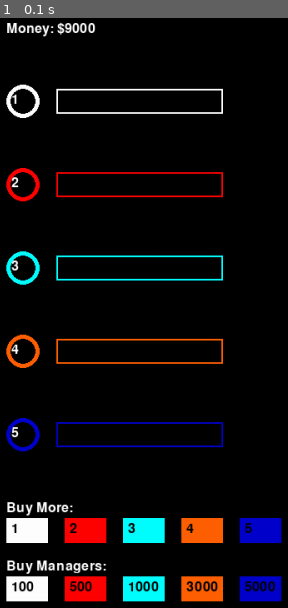
Above: before the commit, frame 1.
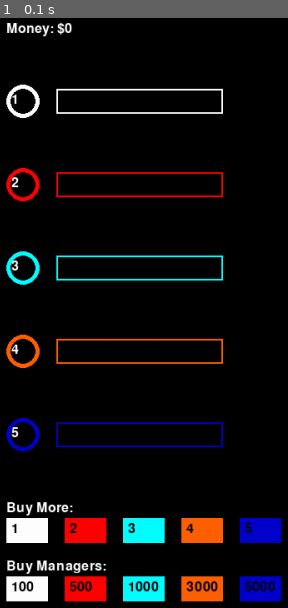
Above: after the commit, the same moment.

Repository: Nikhil-Singla/the-dev-dossier
Game: pygame game, started from game_dev/clickerTutorial_pygame.py
Two runs of this game, one before a commit and one after it. Both use one fixed random seed, a clock stepped at 60 frames per second and the inputs below.
Inputs:
- Up to frame 1 (0.1 s): no input

The runs differ from the first frame. In frame 1, 0.1% of the frame differs, in the area x 22-34%, y 0-3%.

Commit message:
Score reset

Diff:
--- a/game_dev/clickerTutorial_pygame.py
+++ b/game_dev/clickerTutorial_pygame.py
@@ -33,7 +33,7 @@
 boxThree = 3
 boxFour = 4
 boxFive = 5
-score = 9000
+score = 0
 draw_One = False
 draw_Two = False
 draw_Three = False
